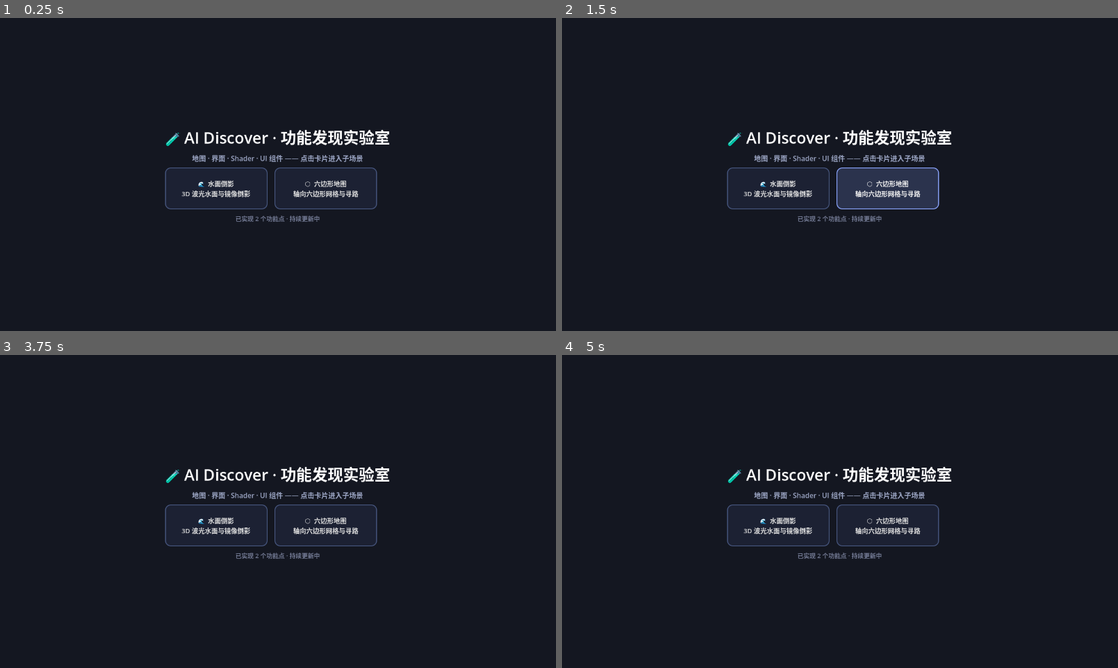
Above: before the commit, frames 1-4 (two rows, left to right).
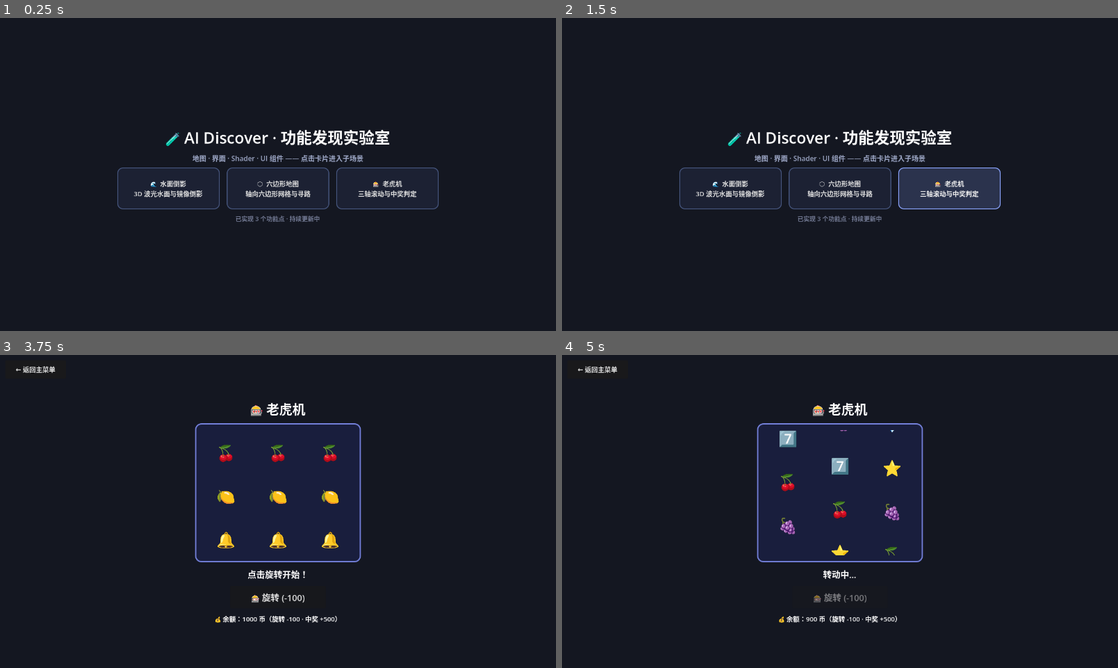
Above: after the commit, the same moments.

Repository: richardkiwilee/pyFramework
Game: Godot game, scene res://scenes/menu.tscn
Two runs of this game, one before a commit and one after it. Both use one fixed random seed, a clock stepped at 60 frames per second and the inputs below.
Inputs (mouse positions are in pixels of both pictures, inside the frame that each line leads up to):
- Up to frame 1 (0.25 s): no input
- Up to frame 2 (1.5 s): click "🌊 水面倒影 3D 波光水面与镜像倒影" at 0.5 s; click "← 返回主菜单" at 1.25 s
- Up to frame 3 (3.75 s): click "⬡ 六边形地图 轴向六边形网格与寻路" at 2 s; click "← 返回主菜单" at 2.75 s; click (389, 524) at 3.5 s, where only the run after the commit has a clickable "🎰 老虎机 三轴滚动与中奖判定"
- Up to frame 4 (5 s): click (840, 596) at 4.25 s, where only the run after the commit has a clickable "🎰 旋转 (-100)"

The runs differ from the first frame. In frame 1, 1.9% of the frame differs, in the area x 21-79%, y 43-65%; in frame 2, 4.1%; in frame 3, 11%, in the area x 2-70%, y 3-86%; in frame 4, 11%.

Commit message:
ai-discover: 补充老虎机菜单入口
Co-Authored-By: Claude <noreply@anthropic.com>

Diff:
--- a/ai-discover/scripts/menu.gd
+++ b/ai-discover/scripts/menu.gd
@@ -12,6 +12,7 @@
 	# {"icon": 表情, "name": 名称, "desc": 一句话描述, "scene": 场景路径}
 	{"icon": "🌊", "name": "水面倒影", "desc": "3D 波光水面与镜像倒影", "scene": "res://features/water_reflection/water_reflection.tscn"},
 	{"icon": "⬡", "name": "六边形地图", "desc": "轴向六边形网格与寻路", "scene": "res://features/hex_map/hex_map.tscn"},
+	{"icon": "🎰", "name": "老虎机", "desc": "三轴滚动与中奖判定", "scene": "res://features/slot_machine/slot_machine.tscn"},
 ]
 
 @onready var grid: GridContainer = $CenterBox/VBox/Grid
